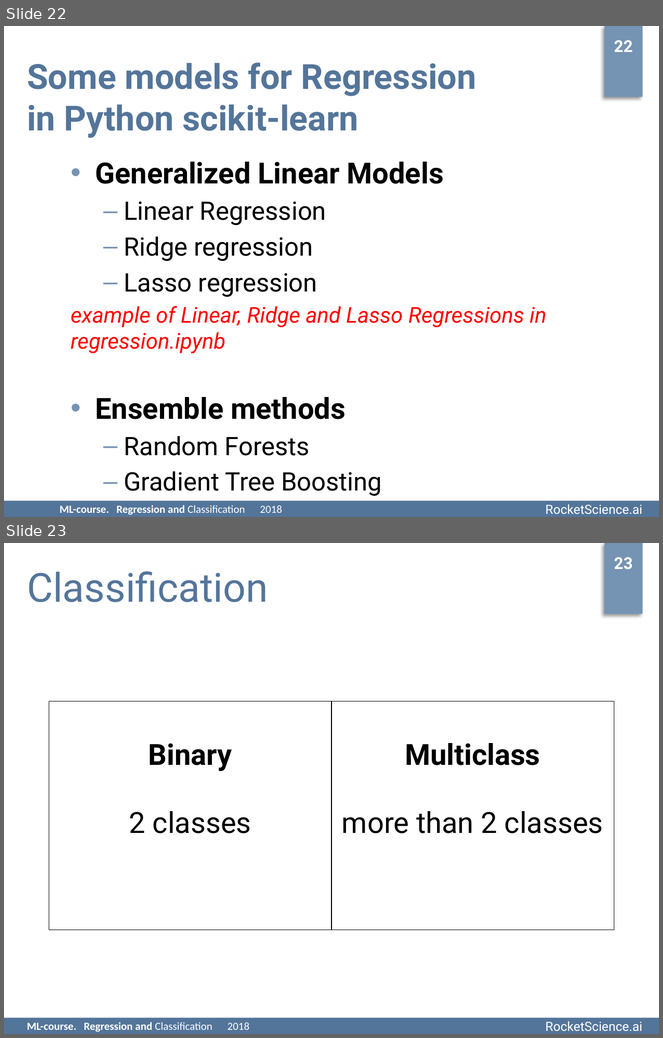
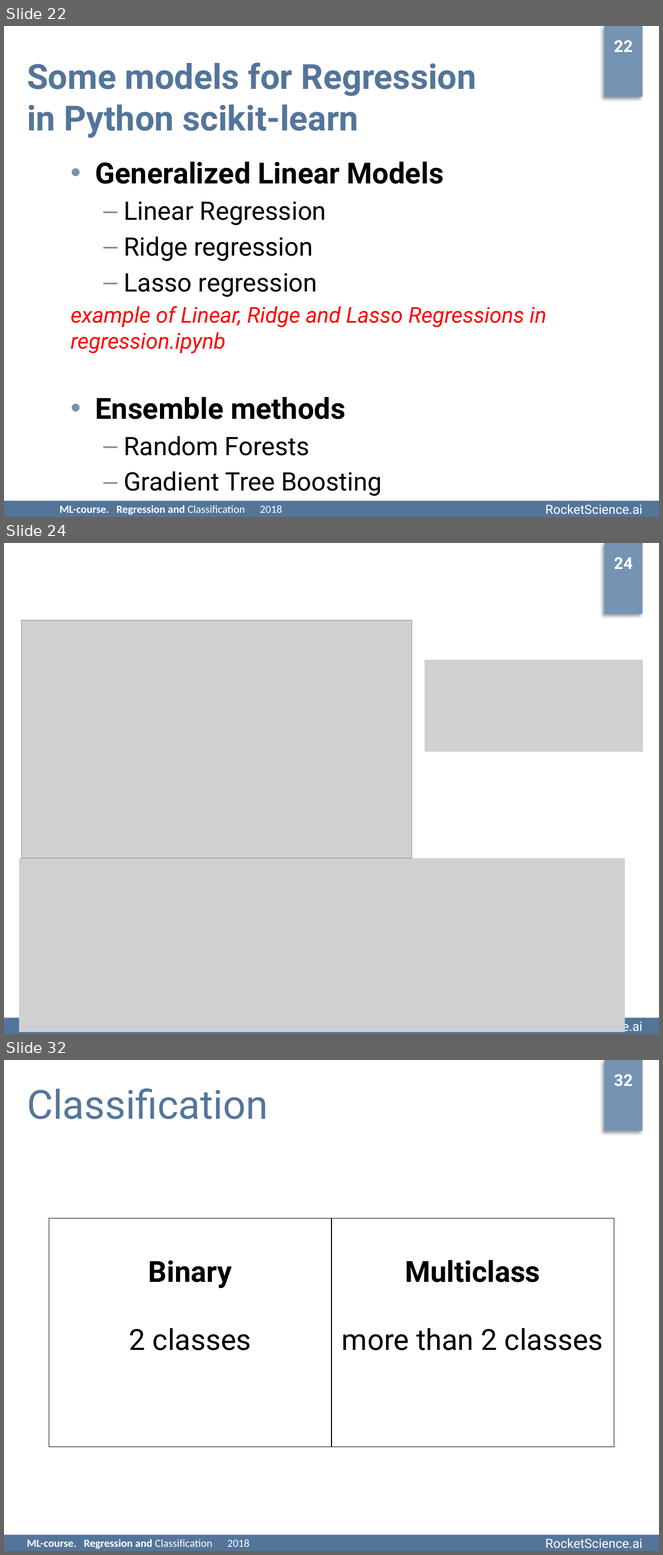
Before and after one commit to rjaffk/tensorby, a slide deck: lecture_2/presentation/lecture_2.pptx. Shown one above the other, each under a label of ours: slides 22 and 23 before the commit, slides 22, 24 and 32 after it; the slides between them are not shown. The pictures are 663x1038 and 663x1555 pixels, drawn with LibreOffice and Linux fonts; fonts in the diff are those of the drawing; grey boxes stand for pictures; background and template pictures are left out. Boxes give left, top, right and bottom in pixels: in the first picture for what was removed or moved away, otherwise in the second. Text is boxed around its words. In the diff, an @@ line names an element or a change of style, - is before the commit and + after.

```diff
--- a/lecture_2/presentation/lecture_2.pptx
+++ b/lecture_2/presentation/lecture_2.pptx
@@ slide 24 added at (4,543,659,1034), background #FFFFFF; not listed: 1 template element that a slide beside it also shows @@
@@ text added at (614,557,633,569), 18 pt, text #FFFFFF, bold @@
+24
@@ picture added at (22,620,412,859) @@
@@ picture added at (425,659,643,752) @@
@@ picture added at (19,859,625,1032) @@
@@ text added at (545,1019,643,1034), 14 pt, text #FFFFFF @@
+RocketScience.ai
@@ text added at (60,1032,282,1034), 12 pt, text #FFFFFF, bold @@
+ML-course. Regression and Classification 2018
@@ what was slide 23 is now slide 32 @@
@@ page number at (614,1074,633,1086): text changed @@
-23
+32
```
Also in this commit, not shown: 11 slides changed, 8 other slides added, 6 other files.
